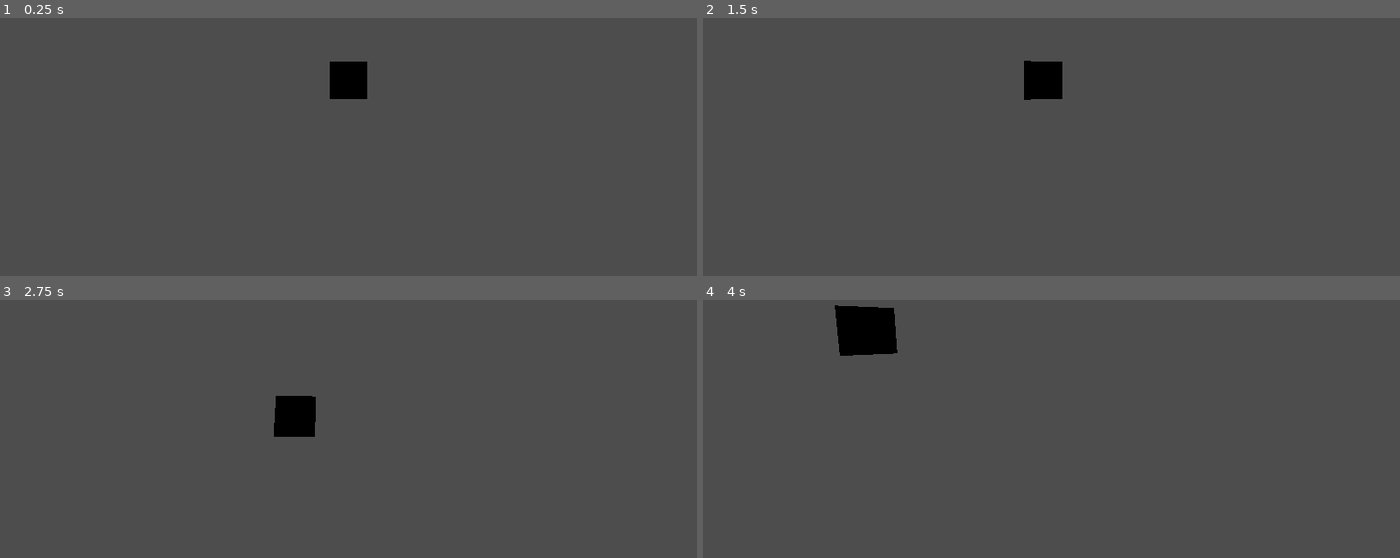
Above: before the commit, frames 1-4 (two rows, left to right).
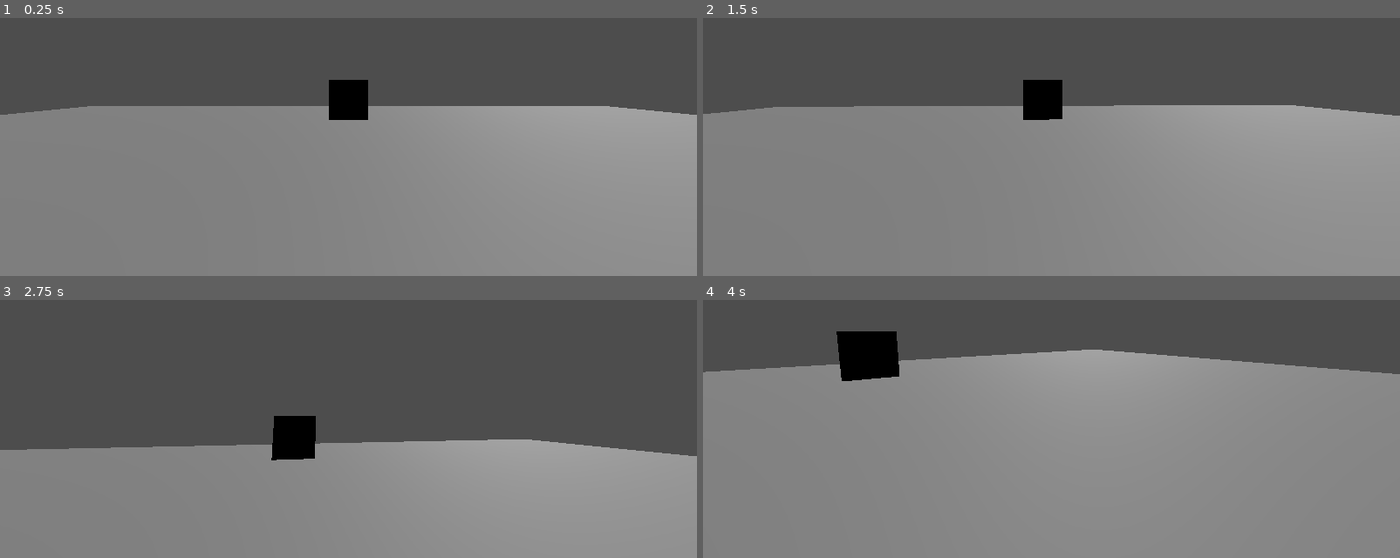
Above: after the commit, the same moments.

Repository: Craxulator/_X
Game: Godot game, scene res://Main.tscn
Two runs of this game, one before a commit and one after it. Both use one fixed random seed, a clock stepped at 60 frames per second and the inputs below.
Inputs (mouse positions are in pixels of both pictures, inside the frame that each line leads up to):
- Up to frame 1 (0.25 s): no input
- Up to frame 2 (1.5 s): tap Enter (ui_accept) at 0.5, 0.77, 1.25 s; move the mouse to (1204, 61) at 0.52 s; hold Right (ui_right) 0.53-1.28 s; move the mouse to (912, 100) at 1.27 s; hold Down (ui_down) from 1.28 s (still down)
- Up to frame 3 (2.75 s): tap Enter (ui_accept) at 1.52, 2 s; move the mouse to (outside the picture) at 2.02 s; release Down (ui_down) at 2.03 s; hold Right (ui_right) from 2.03 s (still down)
- Up to frame 4 (4 s): tap Enter (ui_accept) at 2.75, 3.02, 3.5, 3.77 s; move the mouse to (1016, 439) at 2.77 s; release Right (ui_right) at 2.78 s; hold Up (ui_up) 2.78-3.53 s; move the mouse to (1260, 421) at 3.52 s; hold Left (ui_left) from 3.53 s (still down)

The runs differ from the first frame. In frame 1, 66% of the frame differs, in the area x 0-100%, y 16-100%; in frame 2, 66%; in frame 3, 44%; in frame 4, 77%, in the area x 0-100%, y 2-100%.

Commit message:
Re-organize

Diff:
--- a/CameraController.gd
+++ /dev/null
@@ -1,25 +0,0 @@
-extends Camera3D
-
-var Paused : bool = true
-
-#func _init():
-	#pass
-
-func _ready():
-	Input.set_mouse_mode(Input.MOUSE_MODE_HIDDEN)
-	pass
-
-func _process(DeltaTime):
-	if Input.is_action_just_pressed("Pause"): Paused = not Paused
-	if not Paused: return
-
-	var VIEWPORT = get_viewport()
-	var MOUSE_POSITION = VIEWPORT.get_mouse_position()
-	var MOUSE_POSITION_CENTERED = Vector2(MOUSE_POSITION.x - VIEWPORT.size.x/ 2, MOUSE_POSITION.y - VIEWPORT.size.y / 2)
-	var MOUSE_ROTATION_VECTOR = Vector3(-MOUSE_POSITION_CENTERED.y, -MOUSE_POSITION_CENTERED.x, 0)
-	rotation_degrees += MOUSE_ROTATION_VECTOR * DeltaTime * get_meta("Sensitivity")
-	Input.warp_mouse(get_viewport().size / 2)
-	pass
-
-#func _input(Event):
-	#if Event is not InputEventMouseMotion: return
--- a/Main.tscn
+++ b/Main.tscn
@@ -1,15 +1,31 @@
-[gd_scene load_steps=3 format=3 uid="uid://bsugx76rhg7um"]
+[gd_scene load_steps=5 format=3 uid="uid://bsugx76rhg7um"]
 
-[ext_resource type="Script" uid="uid://eqaocw7qdya2" path="res://CameraController.gd" id="1_glv2v"]
+[ext_resource type="PackedScene" uid="uid://bxm0jtkgjdpj2" path="res://Scenes/Player.tscn" id="1_glv2v"]
 
 [sub_resource type="BoxMesh" id="BoxMesh_glv2v"]
 
+[sub_resource type="WorldBoundaryShape3D" id="WorldBoundaryShape3D_glv2v"]
+
+[sub_resource type="PlaneMesh" id="PlaneMesh_uu6xs"]
+
 [node name="Node3D" type="Node3D"]
 
-[node name="Camera3D" type="Camera3D" parent="."]
-script = ExtResource("1_glv2v")
-metadata/Sensitivity = 5.0
+[node name="MeshInstance3D" type="MeshInstance3D" parent="."]
+transform = Transform3D(1, 0, 0, 0, 1, 0, 0, 0, 1, 0, 0.5, -7)
+mesh = SubResource("BoxMesh_glv2v")
 
-[node name="MeshInstance3D" type="MeshInstance3D" parent="."]
-transform = Transform3D(1, 0, 0, 0, 1, 0, 0, 0, 1, 0, 0, -7.16427)
-mesh = SubResource("BoxMesh_glv2v")
+[node name="Player" parent="." instance=ExtResource("1_glv2v")]
+transform = Transform3D(1, 0, 0, 0, 1, 0, 0, 0, 1, 0, 1, 0)
+
+[node name="Floor" type="StaticBody3D" parent="."]
+
+[node name="CollisionShape3D" type="CollisionShape3D" parent="Floor"]
+shape = SubResource("WorldBoundaryShape3D_glv2v")
+
+[node name="MeshInstance3D" type="MeshInstance3D" parent="Floor"]
+transform = Transform3D(10, 0, 0, 0, 10, 0, 0, 0, 10, 0, 0, 0)
+mesh = SubResource("PlaneMesh_uu6xs")
+skeleton = NodePath("")
+
+[node name="DirectionalLight3D" type="DirectionalLight3D" parent="."]
+transform = Transform3D(0.707107, 0.5, 0.5, 0, -0.707107, 0.707107, 0.707107, -0.5, -0.5, 10, 10, -10)
--- /dev/null
+++ b/Scenes/Player.tscn
@@ -0,0 +1,9 @@
+[gd_scene load_steps=2 format=3 uid="uid://bxm0jtkgjdpj2"]
+
+[ext_resource type="Script" uid="uid://eqaocw7qdya2" path="res://Scripts/Controllers/CameraController.gd" id="1_rpqav"]
+
+[node name="Player" type="Node3D"]
+
+[node name="Camera3D" type="Camera3D" parent="."]
+script = ExtResource("1_rpqav")
+metadata/Sensitivity = 5.0
--- a/enemy.tscn
+++ b/Scenes/enemy.tscn
@@ -1,6 +1,6 @@
 [gd_scene load_steps=2 format=3 uid="uid://tkrvkpn6lq4i"]
 
-[ext_resource type="Script" path="res://enemy.gd" id="1_jklrk"]
+[ext_resource type="Script" uid="uid://det6vakc8p1gp" path="res://Scripts/Controllers/EnemyController.gd" id="1_jklrk"]
 
 [node name="Enemy" type="Node3D"]
 
--- a/rande.tscn
+++ b/Scenes/rande.tscn
@@ -1,6 +1,6 @@
 [gd_scene load_steps=2 format=3 uid="uid://ct2v0mbx75w4m"]
 
-[ext_resource type="Script" path="res://RandeBody3D.gd" id="1_8c48r"]
+[ext_resource type="Script" uid="uid://bq00525xnaubl" path="res://Scripts/RandeBody3D.gd" id="1_8c48r"]
 
 [node name="RANDE" type="Node3D"]
 
--- a/victor.tscn
+++ b/Scenes/victor.tscn
@@ -1,6 +1,6 @@
 [gd_scene load_steps=2 format=3 uid="uid://df1rownf6oiwc"]
 
-[ext_resource type="Script" path="res://VictorBody3D.gd" id="1_7i0lf"]
+[ext_resource type="Script" uid="uid://b1hg6uigmhaut" path="res://Scripts/VictorBody3D.gd" id="1_7i0lf"]
 
 [node name="victor" type="Node3D"]
 
--- /dev/null
+++ b/Scripts/Controllers/CameraController.gd
@@ -0,0 +1,34 @@
+extends Camera3D
+
+var Paused : bool = false
+
+#func _init():
+	#pass
+
+func _ready():
+	Input.set_mouse_mode(Input.MOUSE_MODE_HIDDEN)
+	pass
+
+func Pause():
+	Input.set_mouse_mode(Input.MOUSE_MODE_HIDDEN)
+	pass
+
+func _process(DeltaTime):
+	if Input.is_action_just_pressed("Pause"):
+		Paused = not Paused
+		if Paused: Input.set_mouse_mode(Input.MOUSE_MODE_VISIBLE)
+		else: Pause()
+	if Paused: return
+
+	var VIEWPORT = get_viewport()
+	var MOUSE_POSITION = VIEWPORT.get_mouse_position()
+	var MOUSE_POSITION_CENTERED = Vector2(MOUSE_POSITION.x - VIEWPORT.size.x / 2, MOUSE_POSITION.y - VIEWPORT.size.y / 2)
+	var MOUSE_ROTATION_VECTOR = Vector3(-MOUSE_POSITION_CENTERED.y, -MOUSE_POSITION_CENTERED.x, 0)
+
+	if get_window().has_focus():
+		rotation_degrees += MOUSE_ROTATION_VECTOR * DeltaTime * get_meta("Sensitivity")
+		Input.warp_mouse(get_viewport().size / 2)
+	pass
+
+#func _input(Event):
+	#if Event is not InputEventMouseMotion: return
--- a/project.godot
+++ b/project.godot
@@ -13,7 +13,7 @@
 config/name="_X"
 run/main_scene="uid://bsugx76rhg7um"
 config/features=PackedStringArray("4.4", "Forward Plus")
-config/icon="res://icon.svg"
+config/icon="res://Assets/Images/icon.svg"
 
 [input]
 
Renamed: icon.svg -> Assets/Images/icon.svg
Not shown, changed: Assets/Images/icon.svg.import
Renamed: CameraController.gd.uid -> Scripts/Controllers/CameraController.gd.uid
Renamed: enemy.gd -> Scripts/Controllers/EnemyController.gd
Not shown, added: Scripts/Controllers/EnemyController.gd.uid
Renamed: RandeBody3D.gd -> Scripts/RandeBody3D.gd
Not shown, added: Scripts/RandeBody3D.gd.uid
Renamed: VictorBody3D.gd -> Scripts/VictorBody3D.gd
Not shown, added: Scripts/VictorBody3D.gd.uid
